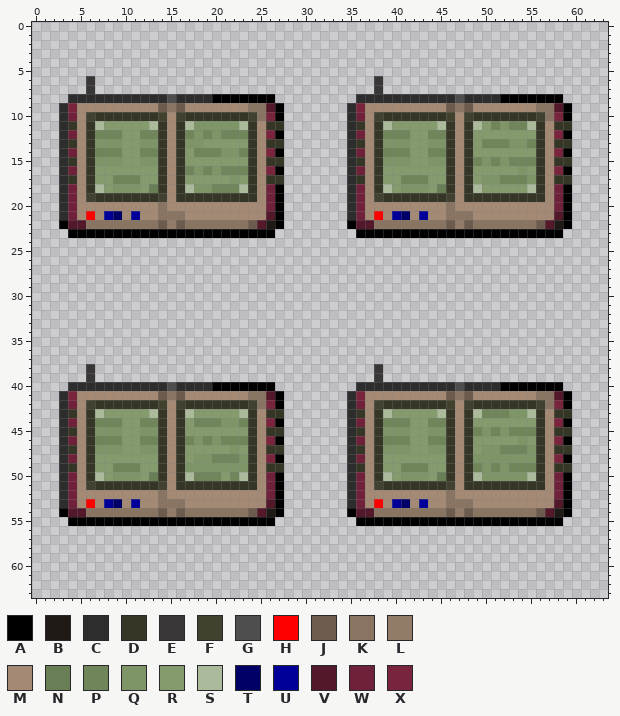
Two versions of one pixel-art sprite, Resources/Textures/_Moffstation/Objects/Devices/pda.rsi/pda-gamemaster.png. This is how it looked before the edit.
The file is 64x64 pixels. Colours within 5 levels of each other are drawn and written as one.
Palette (. is transparent): A #000000  B #1f1a16  C #2d2d2d  D #353626  E #383636  F #40412f  G #4e4e4e  H #ff0000  J #6d5c4d  K #897361  L #927b67  M #a48a74  N #6a7e56  P #70855a  Q #7e9667  R #859b6d  S #aaba9a  T #000066  U #000099  V #53192a  W #70213a  X #79243d
After:
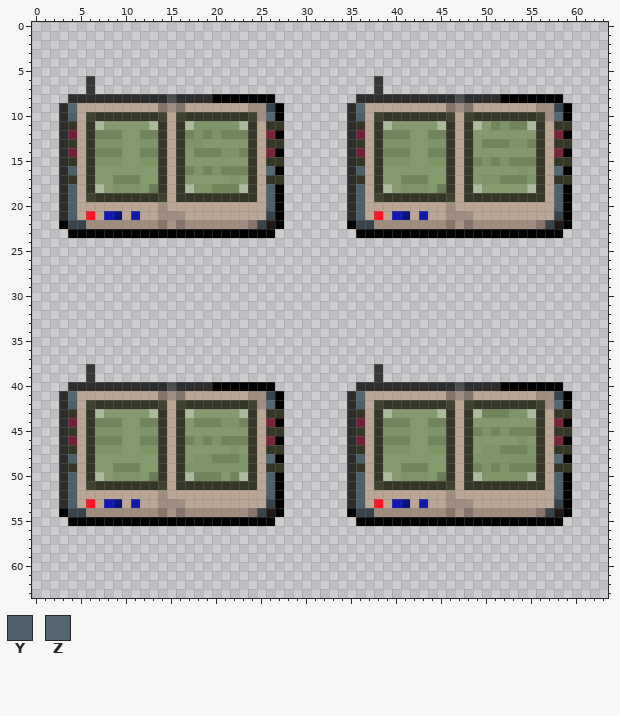
Colours new in this view: Y #4d5f68  Z #546771
Edits made:
{"colour":"H","old":"#ff0000","new":"#ff1723"}
{"colour":"J","old":"#6d5c4d","new":"#847469"}
{"colour":"K","old":"#897361","new":"#a08d80"}
{"colour":"L","old":"#927b67","new":"#a99586"}
{"colour":"M","old":"#a48a74","new":"#bba595"}
{"colour":"T","old":"#000066","new":"#0b117d"}
{"colour":"U","old":"#000099","new":"#1018b0"}
{"colour":"V","old":"#53192a","new":"#38444b"}
{"y":9,"x":4,"old":"X","new":"Z"}
{"y":9,"x":36,"old":"X","new":"Z"}
{"y":10,"x":4,"old":"W","new":"Y"}
{"y":10,"x":26,"old":"X","new":"Z"}
{"y":10,"x":36,"old":"W","new":"Y"}
{"y":10,"x":58,"old":"X","new":"Z"}
{"y":16,"x":4,"old":"W","new":"Y"}
{"y":16,"x":26,"old":"X","new":"Z"}
{"y":16,"x":36,"old":"W","new":"Y"}
{"y":16,"x":58,"old":"X","new":"Z"}
{"y":18,"x":4,"old":"W","new":"Y"}
{"y":18,"x":26,"old":"W","new":"Y"}
{"y":18,"x":36,"old":"W","new":"Y"}
{"y":18,"x":58,"old":"W","new":"Y"}
{"y":19,"x":4,"old":"W","new":"Y"}
{"y":19,"x":26,"old":"W","new":"Y"}
{"y":19,"x":36,"old":"W","new":"Y"}
{"y":19,"x":58,"old":"W","new":"Y"}
{"y":20,"x":4,"old":"W","new":"Y"}
{"y":20,"x":26,"old":"W","new":"Y"}
{"y":20,"x":36,"old":"W","new":"Y"}
{"y":20,"x":58,"old":"W","new":"Y"}
{"y":21,"x":4,"old":"W","new":"Y"}
{"y":21,"x":36,"old":"W","new":"Y"}
{"y":41,"x":4,"old":"X","new":"Z"}
{"y":41,"x":36,"old":"X","new":"Z"}
{"y":42,"x":4,"old":"W","new":"Y"}
{"y":42,"x":26,"old":"X","new":"Z"}
{"y":42,"x":36,"old":"W","new":"Y"}
{"y":42,"x":58,"old":"X","new":"Z"}
{"y":48,"x":4,"old":"W","new":"Y"}
{"y":48,"x":26,"old":"X","new":"Z"}
{"y":48,"x":36,"old":"W","new":"Y"}
{"y":48,"x":58,"old":"X","new":"Z"}
{"y":50,"x":4,"old":"W","new":"Y"}
{"y":50,"x":26,"old":"W","new":"Y"}
{"y":50,"x":36,"old":"W","new":"Y"}
{"y":50,"x":58,"old":"W","new":"Y"}
{"y":51,"x":4,"old":"W","new":"Y"}
{"y":51,"x":26,"old":"W","new":"Y"}
{"y":51,"x":36,"old":"W","new":"Y"}
{"y":51,"x":58,"old":"W","new":"Y"}
{"y":52,"x":4,"old":"W","new":"Y"}
{"y":52,"x":26,"old":"W","new":"Y"}
{"y":52,"x":36,"old":"W","new":"Y"}
{"y":52,"x":58,"old":"W","new":"Y"}
{"y":53,"x":4,"old":"W","new":"Y"}
{"y":53,"x":36,"old":"W","new":"Y"}
{"label":"changed","picture_box":[68,103,275,229]}
{"label":"changed","picture_box":[356,103,563,229]}
{"label":"changed","picture_box":[68,391,275,517]}
{"label":"changed","picture_box":[356,391,563,517]}
